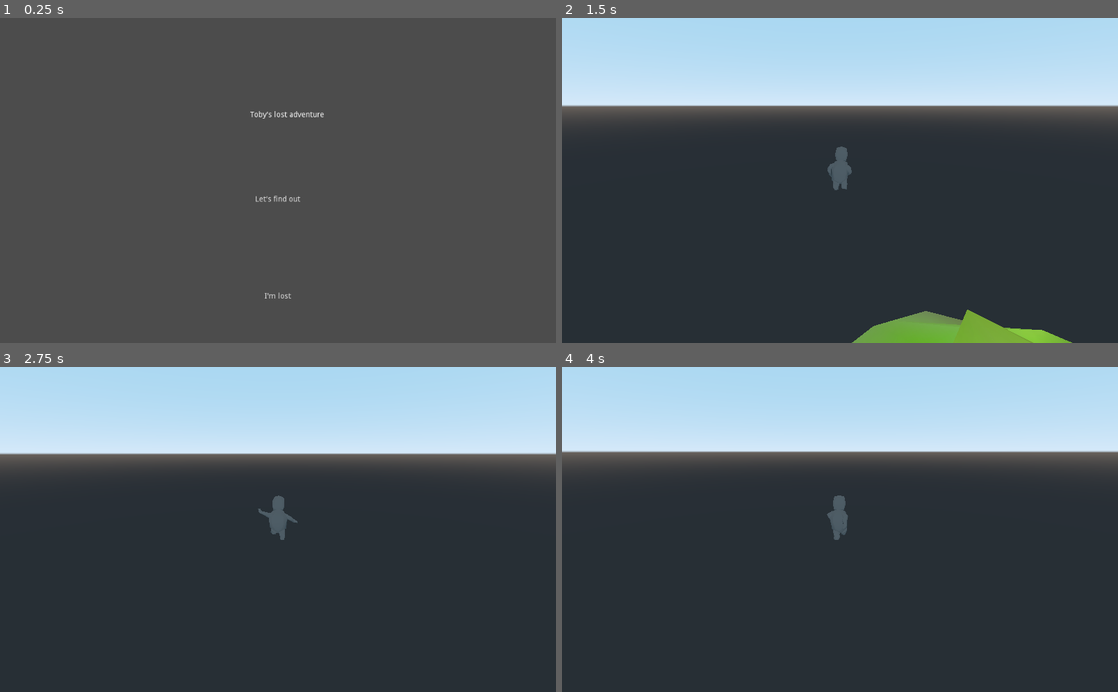
Above: before the commit, frames 1-4 (two rows, left to right).
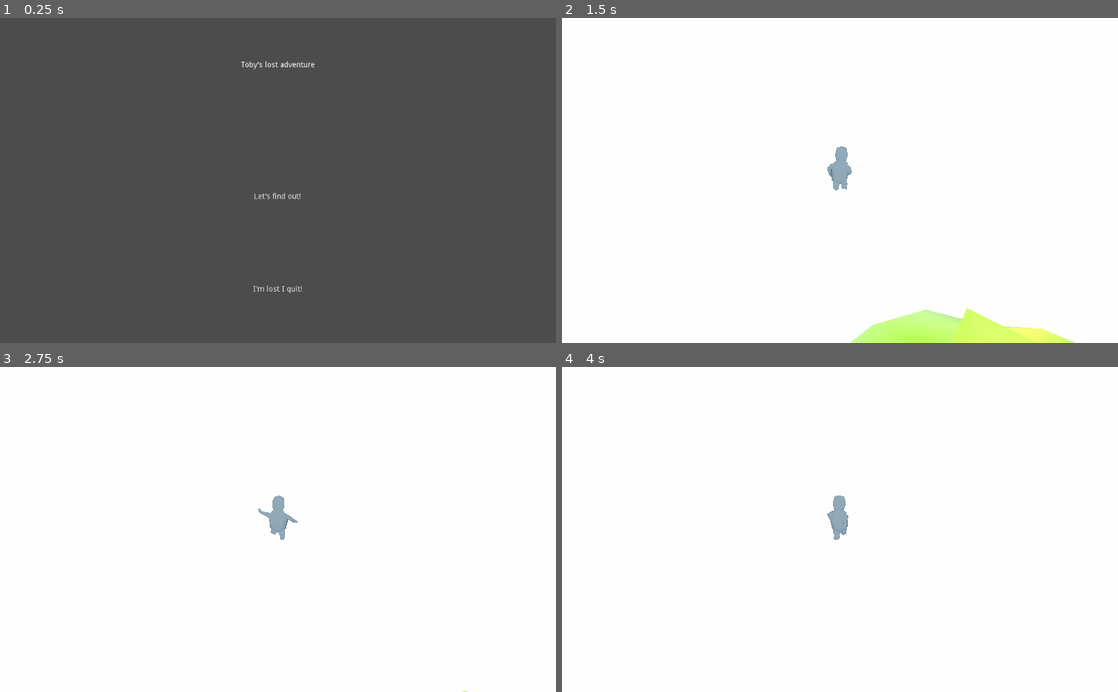
Above: after the commit, the same moments.

Repository: freskoulix/ggj-2021
Game: Godot game, scene res://scenes/RootScene.tscn
The game is run twice, just before and just after one commit, with the same random seed, the same clock (stepped at 60 frames per second) and the same inputs. Sound files missing from this copy of the repository are replaced by a short silence.
Inputs (mouse positions are in pixels of both pictures, inside the frame that each line leads up to):
- Up to frame 1 (0.25 s): no input
- Up to frame 2 (1.5 s): click "Let's find out" (after the commit: "Let's find out!") at 0.5 s; move the mouse to (867, 180) at 1.27 s; hold W (move_forward) from 1.28 s (still down)
- Up to frame 3 (2.75 s): keep holding W (move_forward); tap Space (jump) at 1.52, 2.27 s; move the mouse to (250, 529) at 2.02 s
- Up to frame 4 (4 s): keep holding W (move_forward); move the mouse to (851, 523) at 2.77 s; move the mouse to (834, 536) at 3.52 s; tap Space (jump) at 3.77 s

The runs differ from the first frame. In frame 1, 0.4% of the frame differs, in the area x 43-59%, y 13-87%; in frame 2, 100%, in the area x 0-100%, y 0-100%; in frame 3, 100%; in frame 4, 100%.

Commit message:
Better handle on game start/pause/resume

Diff:
--- a/scenes/Character.tscn
+++ b/scenes/Character.tscn
@@ -11,10 +11,10 @@
 [sub_resource type="AnimationNodeAnimation" id=3]
 animation = "char05_Jump"
 
-[sub_resource type="AnimationNodeAnimation" id=4]
+[sub_resource type="AnimationNodeStateMachine" id=4]
+
+[sub_resource type="AnimationNodeAnimation" id=5]
 animation = "char05_Running"
-
-[sub_resource type="AnimationNodeStateMachine" id=5]
 
 [sub_resource type="AnimationNodeStateMachine" id=6]
 
@@ -58,13 +58,13 @@
 states/IdleLoop/position = Vector2( -870.28, 208.656 )
 states/Jump/node = SubResource( 3 )
 states/Jump/position = Vector2( -635.28, 208.656 )
-states/Running/node = SubResource( 4 )
+states/JumpLoop/node = SubResource( 4 )
+states/JumpLoop/position = Vector2( -423.28, 208.656 )
+states/Running/node = SubResource( 5 )
 states/Running/position = Vector2( -635.28, 36.656 )
-states/RunningLoop/node = SubResource( 5 )
+states/RunningLoop/node = SubResource( 6 )
 states/RunningLoop/position = Vector2( -423.28, 35.1159 )
-states/StateMachine/node = SubResource( 6 )
-states/StateMachine/position = Vector2( -423.28, 208.656 )
-transitions = [ "Idle", "Jump", SubResource( 7 ), "Idle", "Running", SubResource( 8 ), "Running", "Idle", SubResource( 9 ), "Jump", "Idle", SubResource( 10 ), "Running", "Jump", SubResource( 11 ), "Jump", "Running", SubResource( 12 ), "Running", "RunningLoop", SubResource( 13 ), "RunningLoop", "Running", SubResource( 14 ), "Idle", "IdleLoop", SubResource( 15 ), "IdleLoop", "Idle", SubResource( 16 ), "StateMachine", "Jump", SubResource( 17 ), "Jump", "StateMachine", SubResource( 18 ) ]
+transitions = [ "Idle", "Jump", SubResource( 7 ), "Idle", "Running", SubResource( 8 ), "Running", "Idle", SubResource( 9 ), "Jump", "Idle", SubResource( 10 ), "Running", "Jump", SubResource( 11 ), "Jump", "Running", SubResource( 12 ), "Running", "RunningLoop", SubResource( 13 ), "RunningLoop", "Running", SubResource( 14 ), "Idle", "IdleLoop", SubResource( 15 ), "IdleLoop", "Idle", SubResource( 16 ), "JumpLoop", "Jump", SubResource( 17 ), "Jump", "JumpLoop", SubResource( 18 ) ]
 start_node = "Idle"
 graph_offset = Vector2( -1026.28, 5.19606 )
 
@@ -96,8 +96,8 @@
 root_motion_track = NodePath("Armature/Skeleton:root_motion")
 parameters/playback = SubResource( 20 )
 parameters/IdleLoop/playback = SubResource( 21 )
-parameters/RunningLoop/playback = SubResource( 22 )
-parameters/StateMachine/playback = SubResource( 23 )
+parameters/JumpLoop/playback = SubResource( 22 )
+parameters/RunningLoop/playback = SubResource( 23 )
 
 [node name="CollisionShape" type="CollisionShape" parent="Player"]
 transform = Transform( 0.05, 0, 0, 0, -8.14603e-09, -0.05, 0, 0.05, -8.14603e-09, 0, 0.05, 0 )
--- a/scenes/MainMenu.tscn
+++ b/scenes/MainMenu.tscn
@@ -6,6 +6,7 @@
 [sub_resource type="DynamicFont" id=1]
 
 [node name="MainMenu" type="Control"]
+pause_mode = 2
 anchor_right = 1.0
 anchor_bottom = 1.0
 __meta__ = {
@@ -13,24 +14,23 @@
 }
 
 [node name="RichTextLabel" type="RichTextLabel" parent="."]
-anchor_left = 0.45
-anchor_top = 0.286
-anchor_right = 0.595
-anchor_bottom = 0.322
+anchor_right = 1.0
+anchor_bottom = 0.2
+margin_top = 80.0
 custom_fonts/mono_font = SubResource( 1 )
 bbcode_enabled = true
-bbcode_text = "[color=white][b]Toby's lost adventure[/b][/color]"
+bbcode_text = "[center][color=white][b]Toby's lost adventure[/b][/color][/center]"
 text = "Toby's lost adventure"
 __meta__ = {
 "_edit_use_anchors_": false
 }
 
 [node name="Start" type="Button" parent="."]
-anchor_top = 0.488
+anchor_top = 0.5
 anchor_right = 1.0
-anchor_bottom = 0.631
-margin_bottom = -0.799957
-text = "Let's find out"
+anchor_bottom = 0.6
+mouse_default_cursor_shape = 2
+text = "Let's find out!"
 flat = true
 script = ExtResource( 1 )
 __meta__ = {
@@ -42,10 +42,13 @@
 anchor_right = 1.0
 anchor_bottom = 1.0
 margin_top = -128.4
-margin_bottom = -43.4
-text = "I'm lost"
+margin_bottom = -68.4
+mouse_default_cursor_shape = 2
+text = "I'm lost I quit!"
 flat = true
 script = ExtResource( 2 )
 __meta__ = {
 "_edit_use_anchors_": false
 }
+
+[node name="AudioStreamPlayer2D" type="AudioStreamPlayer2D" parent="."]
--- a/scenes/MainScene.tscn
+++ b/scenes/MainScene.tscn
@@ -1,15 +1,25 @@
-[gd_scene load_steps=5 format=2]
+[gd_scene load_steps=6 format=2]
 
 [ext_resource path="res://scripts/MainScene.gd" type="Script" id=1]
-[ext_resource path="res://default_env.tres" type="Environment" id=2]
 [ext_resource path="res://scripts/MusicManager.gd" type="Script" id=3]
 [ext_resource path="res://audio/effects/Forest Atmosphere.ogg" type="AudioStream" id=5]
+
+[sub_resource type="ProceduralSky" id=2]
+
+[sub_resource type="Environment" id=1]
+background_mode = 3
+background_sky = SubResource( 2 )
+background_color = Color( 0.647059, 0.839216, 0.945098, 1 )
+ambient_light_color = Color( 0.647059, 0.839216, 0.945098, 1 )
+auto_exposure_enabled = true
+dof_blur_far_enabled = true
+dof_blur_far_distance = 20.0
 
 [node name="MainScene" type="Spatial"]
 script = ExtResource( 1 )
 
 [node name="WorldEnvironment" type="WorldEnvironment" parent="."]
-environment = ExtResource( 2 )
+environment = SubResource( 1 )
 
 [node name="MusicManager" type="Node" parent="."]
 script = ExtResource( 3 )
--- a/scripts/MainScene.gd
+++ b/scripts/MainScene.gd
@@ -5,4 +5,4 @@
 
 func _ready():
 	Input.set_mouse_mode(Input.MOUSE_MODE_CAPTURED)
-	rootScene.add_child(characterScene)
+	self.add_child(characterScene)
--- a/scripts/RootScene.gd
+++ b/scripts/RootScene.gd
@@ -38,23 +38,27 @@
 	gameState = "stopped"
 
 func start_game():
-	rootScene.add_child(mainScene)
+	if gameState == "stopped":
+		rootScene.add_child(mainScene)
+		spawn_island(Vector3(0, 0, 0))
 	main_scene()
-	spawn_island(Vector3(0, 0, 0))
 	gameState = "started"
 
 func pause_game():
+	get_tree().paused = false
 	menu_scene()
 	gameState = "paused"
 
 func menu_scene():
 	Input.set_mouse_mode(Input.MOUSE_MODE_VISIBLE)
+	get_tree().paused = true
 	mainScene.hide()
 	mainMenu.show()
 
 func main_scene():
 	Input.set_mouse_mode(Input.MOUSE_MODE_CAPTURED)
 	mainMenu.hide()
+	get_tree().paused = false
 	mainScene.show()
 
 func spawn_island(coordinates):
@@ -72,7 +76,7 @@
 	coordinates.y -= (height + 0.2)
 	island.translate(coordinates)
 	islandsCollection.push_back(island)
-	rootScene.add_child(island)
+	mainScene.add_child(island)
 
 func _rnd_select_island():
 	var index = randi() % islandScenes.size()
